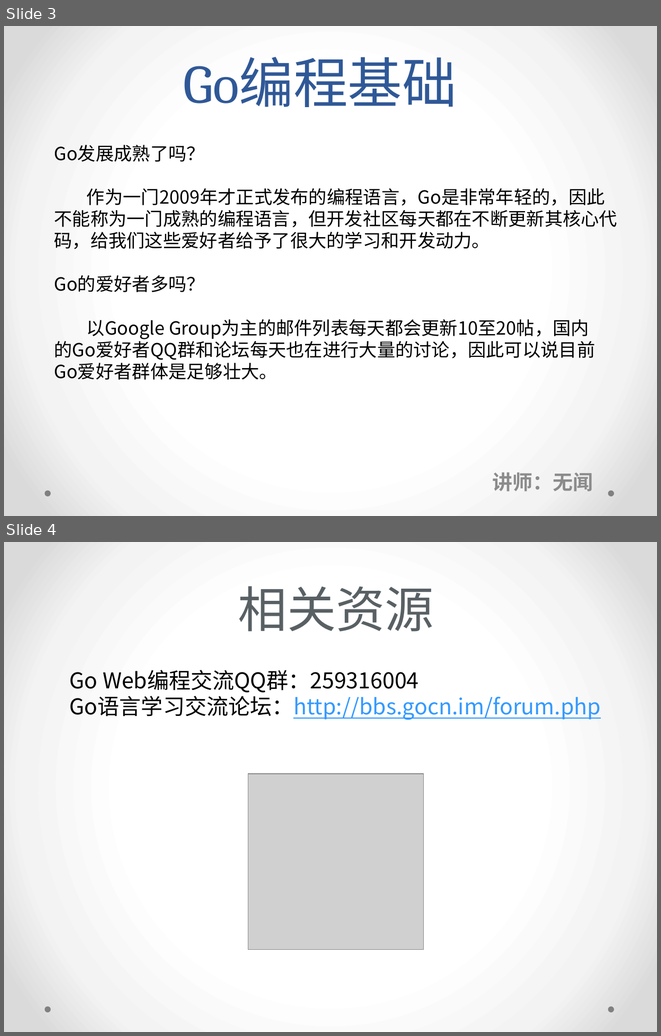
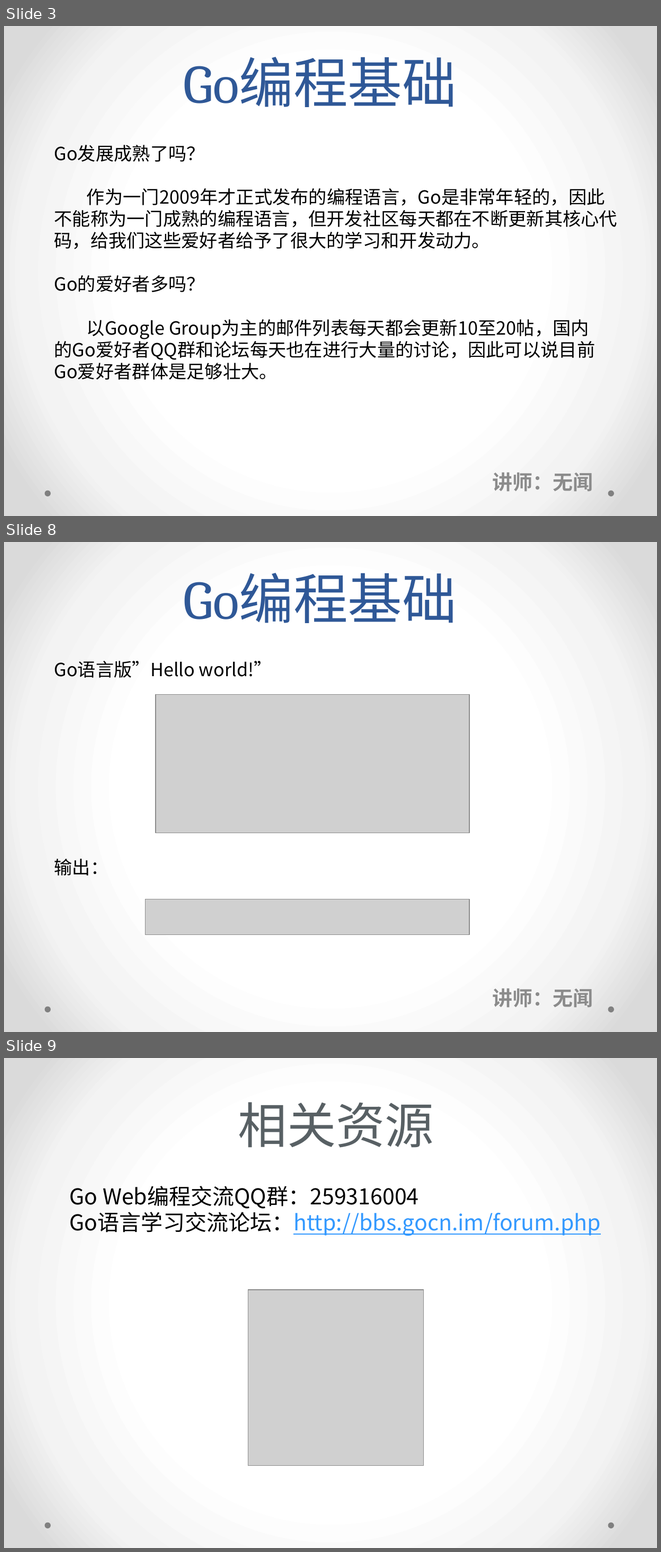
Before and after one commit to sanxingdong/go-fundamental-programminge, a slide deck: Go编程基础-课堂讲义.pptx. Shown one above the other, each under a label of ours: slides 3 and 4 before the commit, slides 3, 8 and 9 after it; the slides between them are not shown. The pictures are 661x1036 and 661x1552 pixels, drawn with LibreOffice and Linux fonts; fonts in the diff are those of the drawing; grey boxes stand for pictures. Boxes give left, top, right and bottom in pixels: in the first picture for what was removed or moved away, otherwise in the second. Text is boxed around its words. In the diff, an @@ line names an element or a change of style, - is before the commit and + after.

```diff
--- a/Go编程基础-课堂讲义.pptx
+++ b/Go编程基础-课堂讲义.pptx
@@ slide 8 added at (x1=4, y1=542, x2=657, y2=1032), background gradient #FFFFFF to #F4F4F4 to #DADADA; not listed: 2 template elements that a slide beside it also shows @@
@@ title added at (x1=184, y1=573, x2=457, y2=623), 60 pt, text #2F5897 @@
+Go编程基础
@@ text added at (x1=54, y1=661, x2=272, y2=678), 20 pt, text #000000 @@
+Go语言版”Hello world!”
@@ picture added at (x1=156, y1=694, x2=469, y2=832) @@
@@ text added at (x1=54, y1=858, x2=108, y2=875), 20 pt, text #000000 @@
+输出：
@@ picture added at (x1=146, y1=899, x2=469, y2=934) @@
@@ subtitle added at (x1=493, y1=988, x2=593, y2=1007), 22.2 pt, text #8C8C8C, bold @@
+讲师：无闻
@@ what was slide 4 is now slide 9 @@
```
Also in this commit, not shown: 1 slide changed, 4 other slides added, 3 other files.
